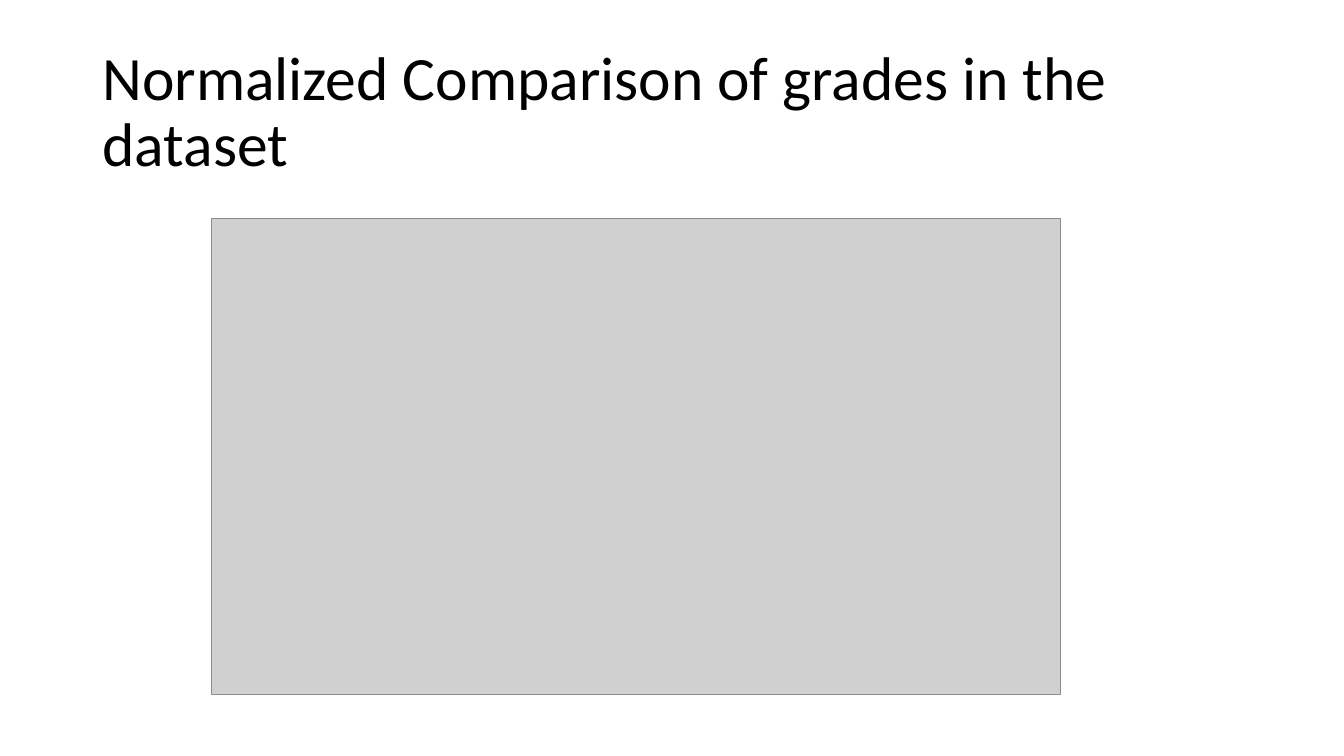
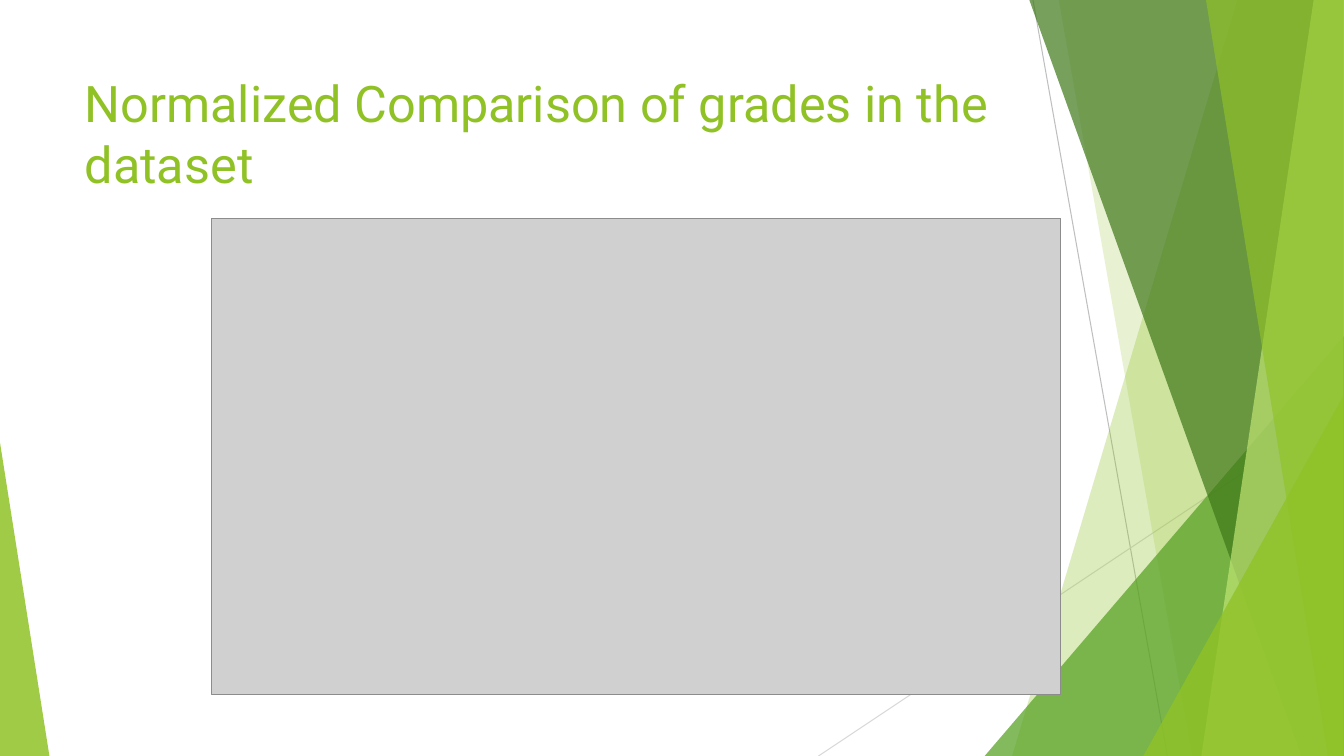
Before and after one commit to botchavs/capstone, a slide deck: slide 11 of Sprint1.pptx (slide 8 before the commit). Drawn at 1344x756 pixels with LibreOffice and Linux fonts; fonts in the diff are those of the drawing; grey boxes stand for pictures. Boxes give left, top, right and bottom in pixels: in the first picture for what was removed or moved away, otherwise in the second. Text is boxed around its words. In the diff, an @@ line names an element or a change of style, - is before the commit and + after.

```diff
--- a/Sprint1.pptx
+++ b/Sprint1.pptx
@@ title "Normalized Comparison of grades in ...": place and size @@
-title "Normalized Comparison of grades in ..." at box(102, 57, 1107, 167)
+title "Normalized Comparison of grades in ..." at box(85, 83, 988, 184)
@@ title "Normalized Comparison of grades in ..." at box(85, 83, 988, 184): size 44 to 36 pt, font Calibri to Roboto, text colour #000000 to #90C226; line spacing 0.9 to 1; vertical alignment middle to top @@
@@ group added at box(0, 0, 1344, 756): 5 freeform shapes, 3 triangles, 2 lines @@
```
Also in this commit, not shown: 8 other slides changed, 5 slides added, 1 slide removed.
